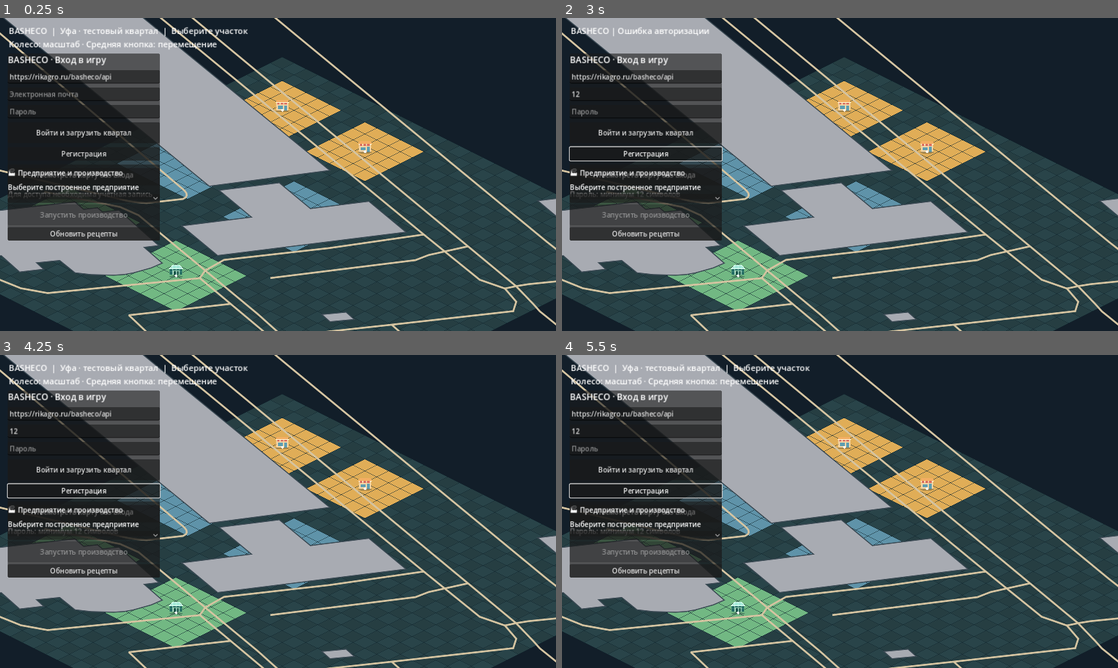
Above: before the commit, frames 1-4 (two rows, left to right).
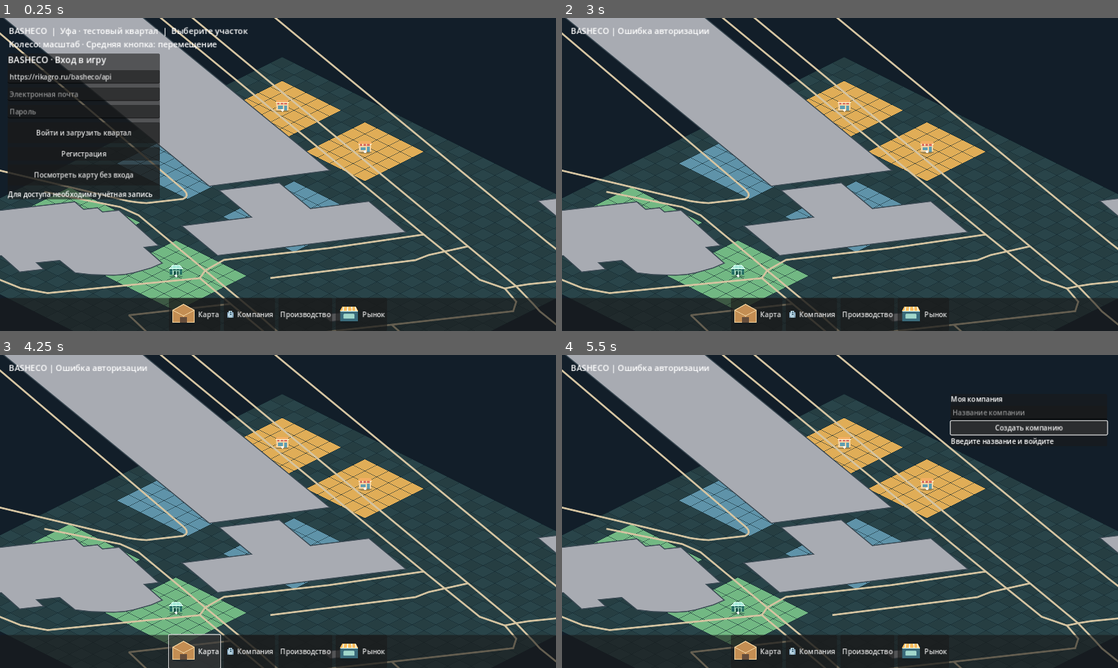
Above: after the commit, the same moments.

Repository: maillunex-lang/basheco
Game: Godot game, scene res://scenes/world.tscn
Same seed, same stepped clock (60 frames per second), same inputs: the game is played once before the commit and once after it.
Inputs (mouse positions are in pixels of both pictures, inside the frame that each line leads up to):
- Up to frame 1 (0.25 s): no input
- Up to frame 2 (3 s): click (645, 93) at 0.52 s; type "12" at 0.6 s; click (645, 111) at 0.75 s; type "12" at 0.83 s; click "Войти и загрузить квартал" at 1.25 s; click "Регистрация" at 2 s; click "Посмотреть карту без входа" at 2.75 s
- Up to frame 3 (4.25 s): click (194, 652) at 3.5 s, where only the run after the commit has a clickable "Карта"
- Up to frame 4 (5.5 s): click (812, 652) at 4.25 s, where only the run after the commit has a clickable "Компания"; click (1029, 426) at 5 s, where only the run after the commit has a clickable "Создать компанию"

The runs differ from the first frame. In frame 1, 11% of the frame differs, in the area x 1-100%, y 48-100%; in frame 2, 17%; in frame 3, 17%; in frame 4, 20%, in the area x 1-100%, y 2-100%.

Commit message:
feat(ui): mount bottom game navigation

Diff:
--- a/client/scenes/world.tscn
+++ b/client/scenes/world.tscn
@@ -12,6 +12,8 @@
 [ext_resource type="Script" path="res://scripts/market_panel.gd" id="6_market"]
 
 [ext_resource type="Script" path="res://scripts/company_panel.gd" id="7_company"]
+
+[ext_resource type="Script" path="res://scripts/game_nav.gd" id="8_nav"]
 
 [node name="World" type="Node2D"]
 script = ExtResource("1_world")
@@ -33,3 +35,6 @@
 
 [node name="Company" type="CanvasLayer" parent="."]
 script = ExtResource("7_company")
+
+[node name="Navigation" type="CanvasLayer" parent="."]
+script = ExtResource("8_nav")
Not shown: 1 places in client/scenes/world.tscn that only renumber resources
